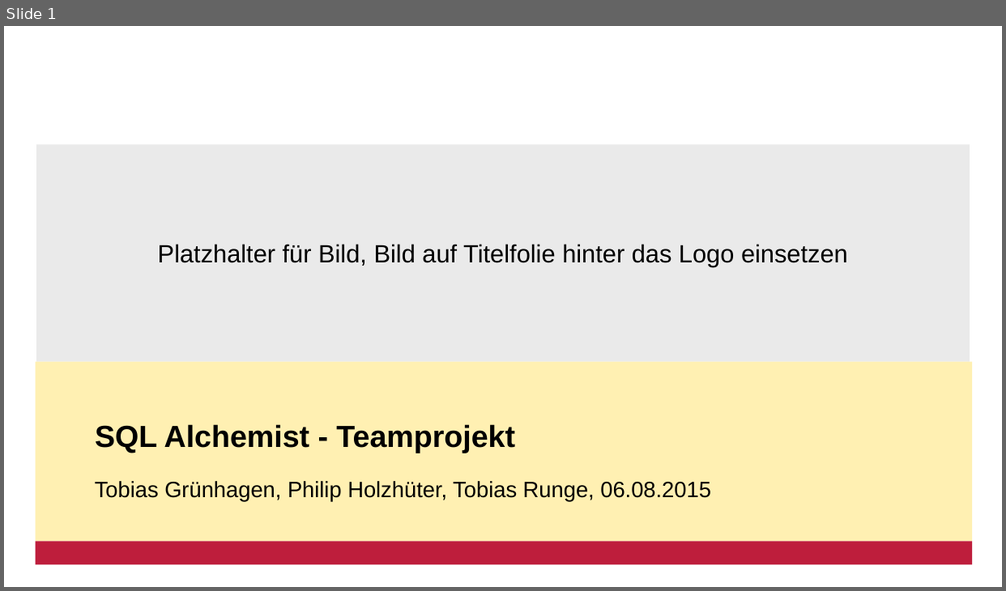
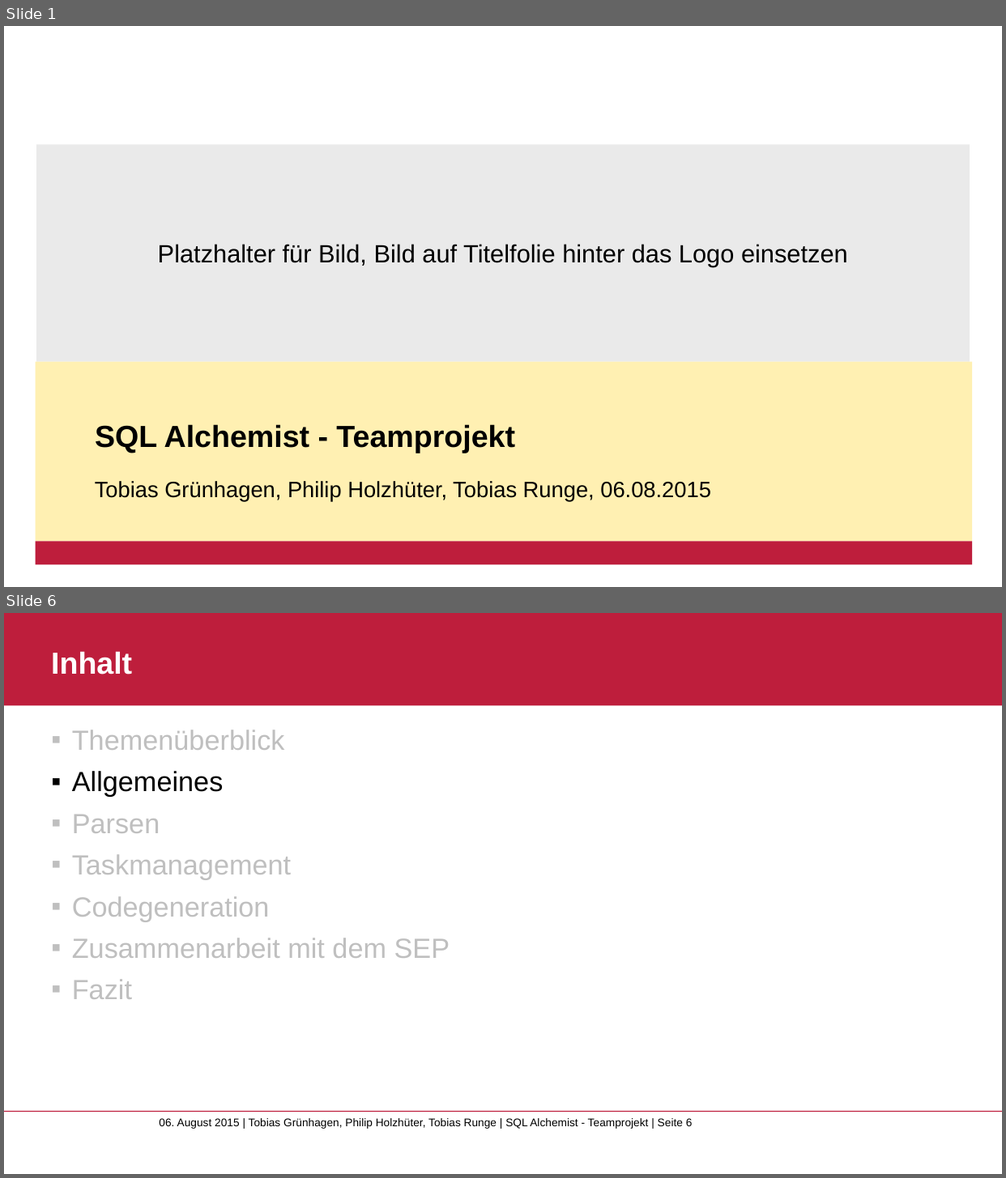
Before and after one commit to ifis-tu-bs/SQL-Alchemist-Teamprojekt, a slide deck: docs/Präsentation_SQL Alchemist Teamprojekt_Tobias Grünhagen_Philip Holzhüter_Tobias Runge.pptx. Shown one above the other, each under a label of ours: slide 1 before the commit, slides 1 and 6 after it; the slides between them are not shown. The pictures are 1006x591 and 1006x1178 pixels, drawn with LibreOffice and Linux fonts; fonts in the diff are those of the drawing; background and template pictures are left out. Boxes give left, top, right and bottom in pixels: in the first picture for what was removed or moved away, otherwise in the second. Text is boxed around its words. In the diff, an @@ line names an element or a change of style, - is before the commit and + after.

```diff
--- a/docs/Präsentation_SQL Alchemist Teamprojekt_Tobias Grünhagen_Philip Holzhüter_Tobias Runge.pptx
+++ b/docs/Präsentation_SQL Alchemist Teamprojekt_Tobias Grünhagen_Philip Holzhüter_Tobias Runge.pptx
@@ slide 6 added at <box>4,613,1002,1174</box>, background #FFFFFF @@
@@ rectangle added at <box>4,613,1002,683</box>, fill #DDDDDD @@
@@ rectangle added at <box>4,613,1002,706</box>, fill #BE1E3C @@
@@ title added at <box>51,651,132,675</box>, 22 pt, text #FFFFFF, bold @@
+Inhalt
@@ text added at <box>72,730,450,999</box>, 20 pt, text #BFBFBF @@
+  ▪ Themenüberblick
+  ▪ Allgemeines
+  ▪ Parsen
+  ▪ Taskmanagement
+  ▪ Codegeneration
+  ▪ Zusammenarbeit mit dem SEP
+  ▪ Fazit
@@ line added from (4, 1112) to (1002, 1112), #BE1E3C 0.75 pt @@
@@ text added at <box>159,1118,692,1129</box>, 8 pt, text #000000 @@
+06. August 2015 | Tobias Grünhagen, Philip Holzhüter, Tobias Runge | SQL Alchemist - Teamprojekt | Seite 6
```
Also in this commit, not shown: 3 slides changed, 18 other slides added, 5 slides removed, 5 other files.
